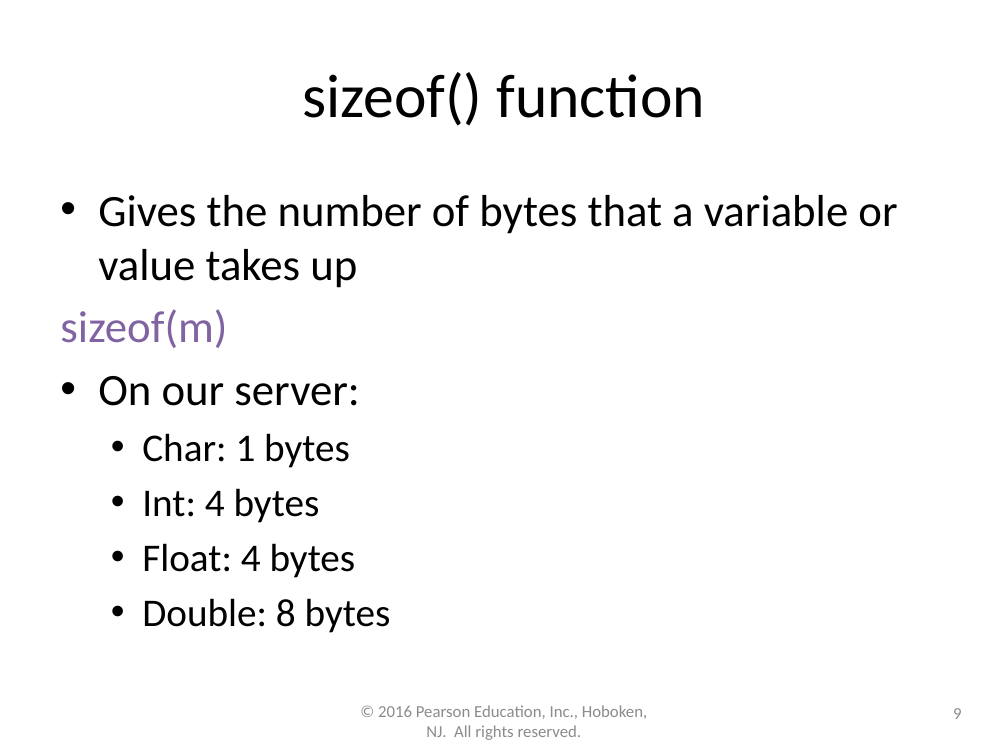
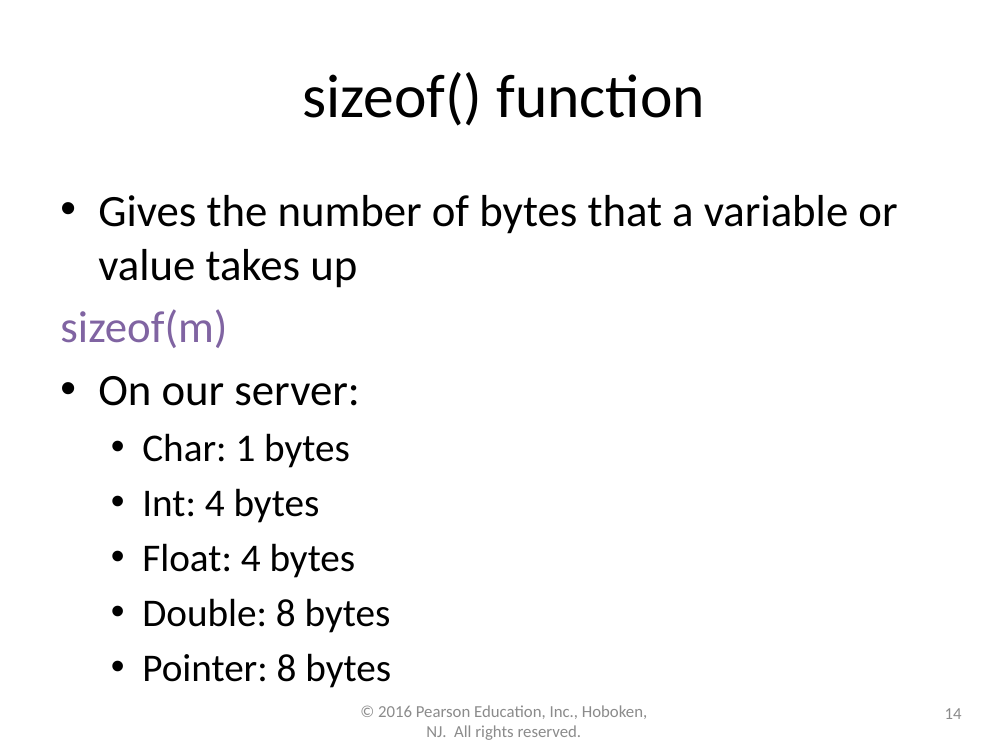
Before and after one commit to lgw2/lgw2.github.io, a slide deck: slide 14 of _teaching/csci112-fall-2023/lectures/ppts/Chapter6.pptx (slide 9 before the commit). Drawn at 1008x756 pixels with LibreOffice and Linux fonts; fonts in the diff are those of the drawing. Boxes give left, top, right and bottom in pixels: in the first picture for what was removed or moved away, otherwise in the second. Text is boxed around its words. In the diff, an @@ line names an element or a change of style, - is before the commit and + after.

```diff
--- a/_teaching/csci112-fall-2023/lectures/ppts/Chapter6.pptx
+++ b/_teaching/csci112-fall-2023/lectures/ppts/Chapter6.pptx
@@ text at [142, 653, 391, 688]: paragraph added @@
+  • Pointer: 8 bytes
@@ page number at [945, 708, 962, 719]: text changed @@
-9
+14
```
Also in this commit, not shown: 1 slide added, 6 other files.
